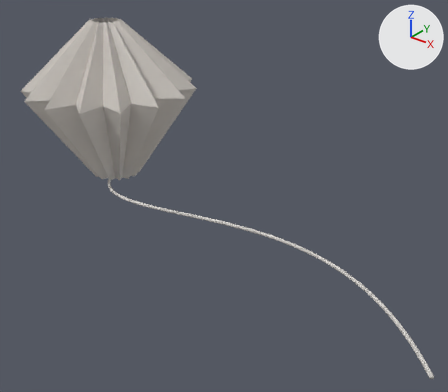
An edit to the glTF model models-web/starlight1.glb, drawn before and after from the same camera.
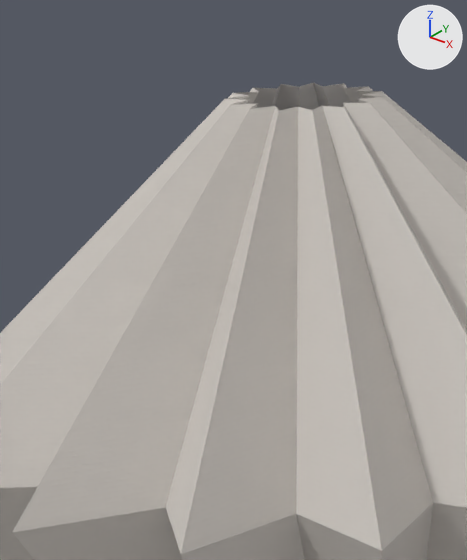
Each version appears first whole from a camera (50 mm lens) standing at (0.812, -0.698, 0.459) and looking at (0.287, -0.041, 0.052), and next in a close-up on the part from 9% to 31% of the width and 0% to 29% of the height. The lights are fixed; the arrows at upper right show +X, +Y and +Z. The first two pictures are the older version. Vertices at exactly the same position are counted once.

Names of what the first close-up shows: 'Starlight'.
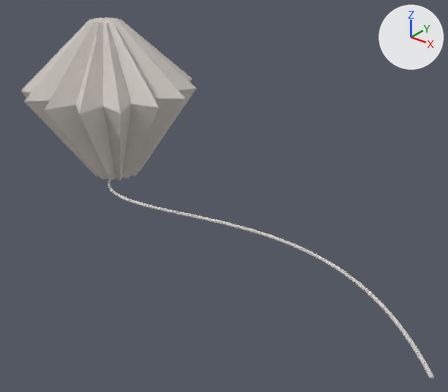
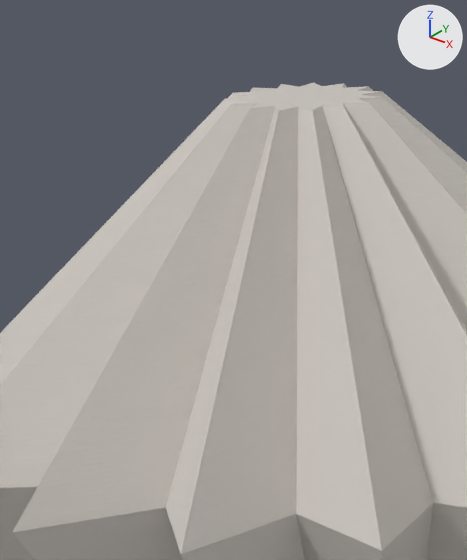
Pixel boxes [x1, y1, x2, y2] of what changed, in the close-ups (467 x 560 px):
part 1 of me_starlight, added: after [225, 82, 380, 110]

The change, as a diff of the scene's bpy script:
```diff
--- a/models-web/starlight1.glb.py
+++ b/models-web/starlight1.glb.py
@@ me_starlight @@
 # used by ob_starlight; location = (0.0, 0.0, 0.0)
-me_starlight.from_pydata(...)  # 2058 vertices, 4042 faces; spans x -0.148..0.669, y -0.168..0.149, z 0.0..0.273
+me_starlight.from_pydata(...)  # 2060 vertices, 4102 faces; spans x -0.148..0.669, y -0.168..0.149, z 0.0..0.273
+# me_starlight part 1
+# 1 vertex is added at (0.002, 0.0, 0.273)
+# 30 new faces join them, mat_pla_stampato___paralume
+# other edits to the shape of me_starlight do not show in these pictures
 me_starlight.materials.append(mat_pla_stampato___paralume)
```
